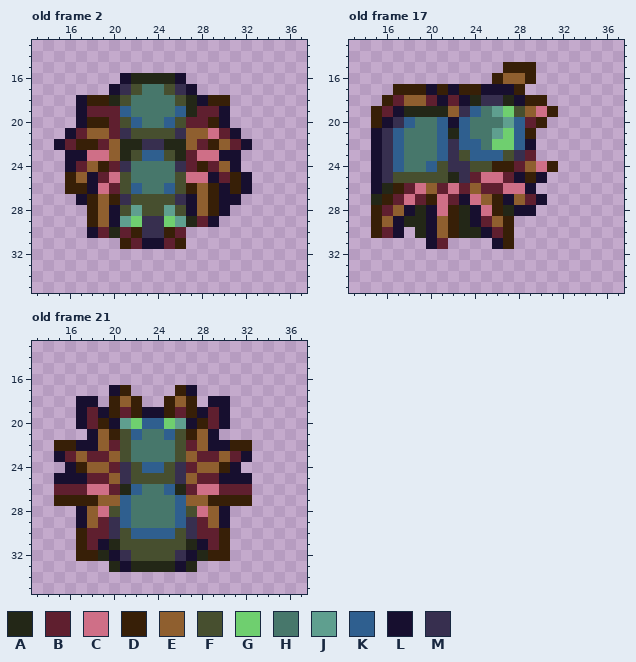
One commit to this pixel-art file: assets/ase/chara_spider.ase. Above is the file before it was changed.
48x48 pixels, 24 frames. Shown: old frame 2: x 13..37, y 13..35; old frame 17: x 13..37, y 13..35; old frame 21: x 13..37, y 13..35. The commit also changed other frames, which this record leaves out.
Palette (. is transparent): A #232717  B #5f1f2f  C #cf6f87  D #371f07  E #8f5f2f  F #474f2f  G #6fcf6f  H #47776b  J #5f9f8f  K #2f5f8f  L #170f2f  M #372f4f
Pixels before, old frame 2, first column x 15:
16 ......LAAAAL......
17 .....LMFHHFML.....
18 ..LDDAFHHHHFALDD..
19 ..LBBBKHHHHKABBL..
20 ..LDDBFKHHKFBBDL..
21 .LBEEBMFFFFMEECBL.
22 LBDDBEAAMMAAEBDEBL
23 .LLCCEAFKKFABCCLL.
24 .LBEDBMHHHHMBDBEL.
25 .DELBCFHHHHFCCLBDL
26 .DDLCBFKHHKFDEDLDL
27 ..LDEDMFFFFMLEDLL.
28 ...DELFJFFJFLEDL..
29 ...DELJGMMGJABL...
30 ...LBABDMMDB......
31 ......DBLLBD......
Pixels before, old frame 17, first column x 15:
15 ............DDD..
16 ...........DEED..
17 ..DDDLDLDDLLLD...
18 .DBEEBLBLAMMALDD.
19 DBLAAAAEMKHJGFECD
20 DLMKHHKLKHHHJKBD.
21 LMKHHHKAKHHJGKD..
22 LMKHHHKMKKHGGKL..
23 LMKHHHKMFKKKFMB..
24 LMKHHKFMMFFDDBECD
25 LMFFFFFAMBCCBLDL.
26 LADBCEBCBEBBCCL..
27 ADBCBDCBLCEDLEBL.
28 DBELALCDALCDALL..
29 DELAALEDALBED....
30 DBL.ALEDAALBD....
31 .....LB....LD....
Pixels before, old frame 21, first column x 15:
17 .....LD....DL.....
18 ..LL.DED..DED.LL..
19 ..LBLDBDLLDBDLBL..
20 ..LBDLJGKKGJLDBL..
21 ...LEDFKHHKFDEL...
22 DDLLEBFHHHHFBELLDD
23 LBEBBEFHHHHFEBBEBL
24 .LDEEBMFKKFMBEEDL.
25 LLLBBEMFFFFMEBBLLL
26 BBBCCBAKHHKABCCBBB
27 DDDDEEKHHHHKEEDDDD
28 ..LECFKHHHHKFCEL..
29 ..LEBMKHHHHKMBEL..
30 ..DBBMFKKKKFMBBD..
31 ..DBLAFFFFFFALBD..
32 ..DDALMFFFFMLADD..
33 .....ALAAAALA.....
The result:
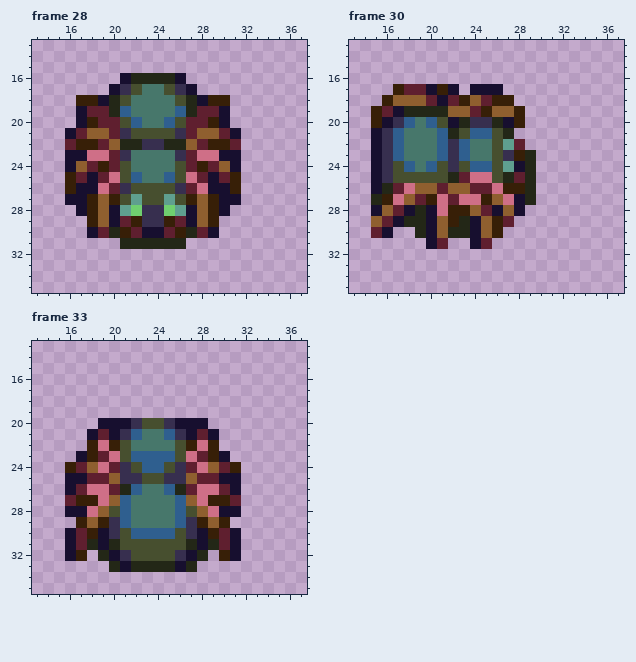
A new or re-ordered frame is compared with the old frame closest to it.
From old to new:
frames 24 -> 36
Changed rows in their new state; - is an unchanged pixel.
Frame 28 is new; against old frame 2:
first column x 15:
18 --D-L-------------
19 -----A------------
20 ----B-------------
21 ------------B-E---
22 .--------------D-.
23 -----BMHHHHM------
24 --EB--F----F------
25 --B----K--K--B---.
26 --L---MFFFFMBCL--.
27 -L----FJ--JFD-----
28 --L---JGMMGJ------
29 ------BD--DBLED---
30 ------DBLLBDABL---
31 ------AAAAAA------
Frame 30 is new; against old frame 17:
first column x 15:
15 ------------...--
16 -----------....--
17 ---BB---.L--..---
18 --E-----DEBDD...-
19 --------EBDEED...
20 -----KF-AMMALD..-
21 --------FKKFA..--
22 ---------H-FJB.--
23 --------KHHFMDA--
24 --FK----FKKFJLA..
25 --------BC-FABA.-
26 --BCE--EEB-CDDA--
27 --CE----C-DECLA.-
28 LEB-----DEBLE-.--
29 EB--------EDB----
30 BL.----A-LED.----
31 ---------LB..----
Frame 33 is new; against old frame 21:
first column x 15:
17 -----..----..-----
18 --..-...--...-..--
19 --..............--
20 --..L-LMFFML-L..--
21 ----BLM----MLB----
22 ...DCD------DCD...
23 ..LD-C-KKKK-C-DL..
24 -DB-C--------C-BD-
25 .------M--M------.
26 .L--------------L.
27 .B--C--------C--B.
28 -L-CE--------EC-L-
29 --D-D--------D-D--
30 -LBDL--------LDBL-
31 -LBA----------ABL-
32 -L-.----------.-L-
Boxes around the changes in both pictures, in picture pixels (x1, y1, x2, y2):
changed: (54, 95, 252, 249)
changed: (371, 62, 558, 249)
changed: (54, 385, 252, 561)
